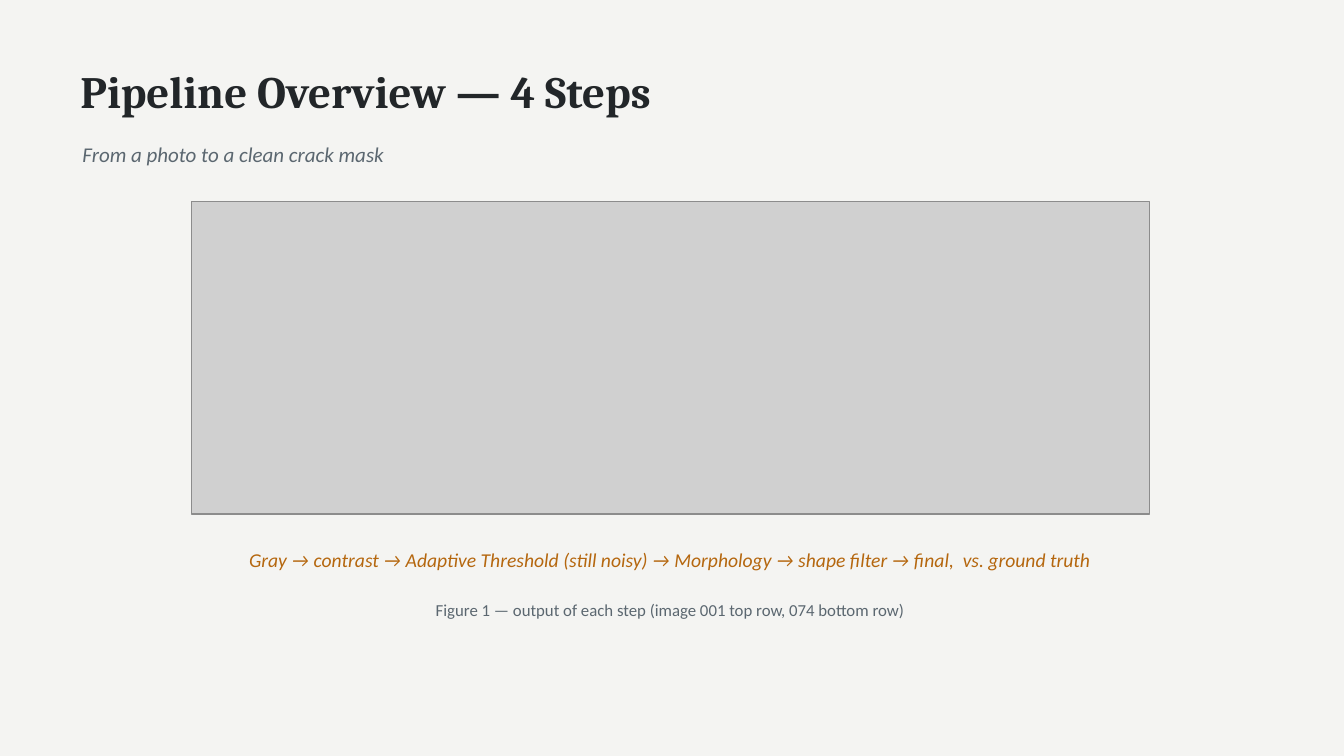
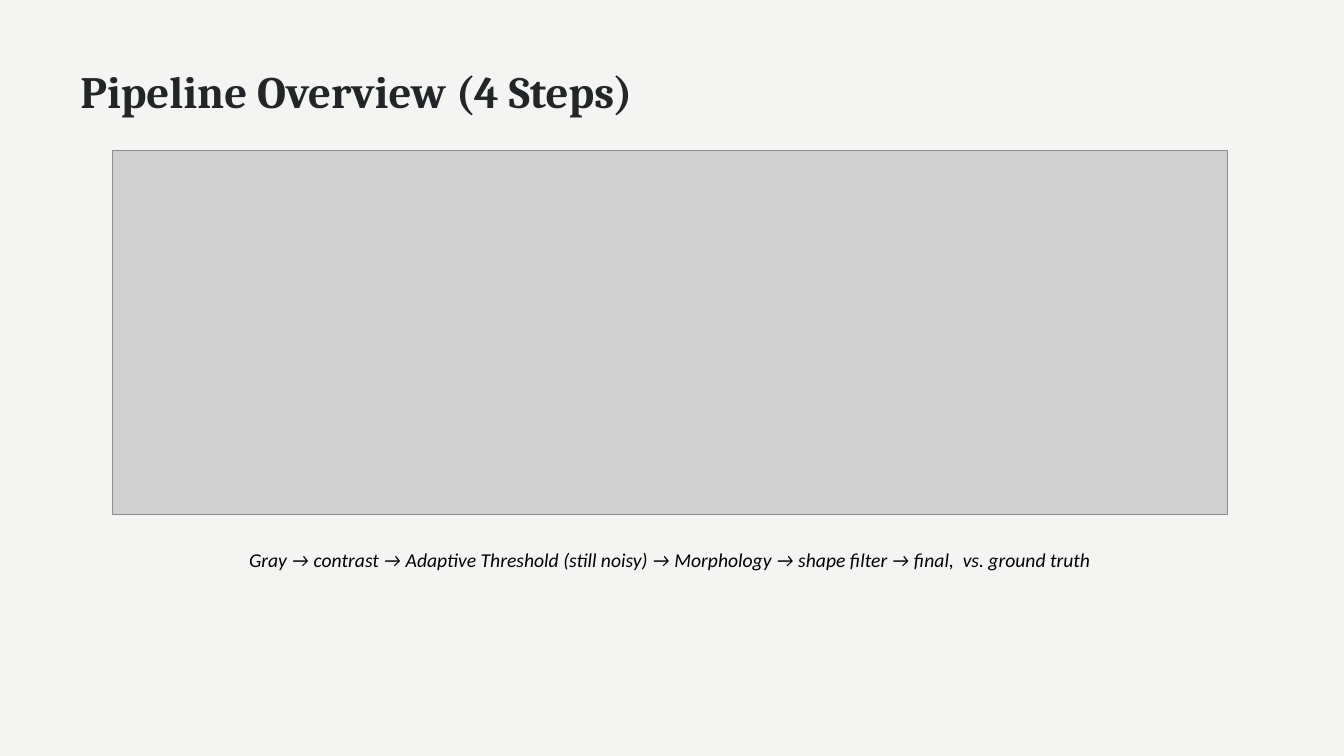
Before and after one commit to petanquex/miniproject-image-processing-concrete-crack-detection, a slide deck: slide 4 of docs/Concrete Crack Detection - Presentation (EN).pptx. Drawn at 1344x756 pixels with LibreOffice and Linux fonts; fonts in the diff are those of the drawing; grey boxes stand for pictures. Boxes give left, top, right and bottom in pixels: in the first picture for what was removed or moved away, otherwise in the second. Text is boxed around its words. In the diff, an @@ line names an element or a change of style, - is before the commit and + after.

```diff
--- a/docs/Concrete Crack Detection - Presentation (EN).pptx
+++ b/docs/Concrete Crack Detection - Presentation (EN).pptx
@@ text at <box>80,75,633,118</box>: text changed @@
-Pipeline Overview — 4 Steps
+Pipeline Overview (4 Steps)
@@ text removed at <box>82,147,384,166</box> @@
-From a photo to a clean crack mask
@@ picture: place and size @@
-picture at <box>192,202,1149,514</box>
+picture at <box>113,150,1228,514</box>
@@ text "Gray → contrast → Adaptive ..." at <box>249,553,1090,571</box>: text colour #B5670F to #000000 @@
@@ text removed at <box>436,604,904,619</box> @@
-Figure 1 — output of each step (image 001 top row, 074 bottom row)
```
Also in this commit, not shown: 10 other slides changed, 1 slide added, 1 slide removed, 12 other files.
